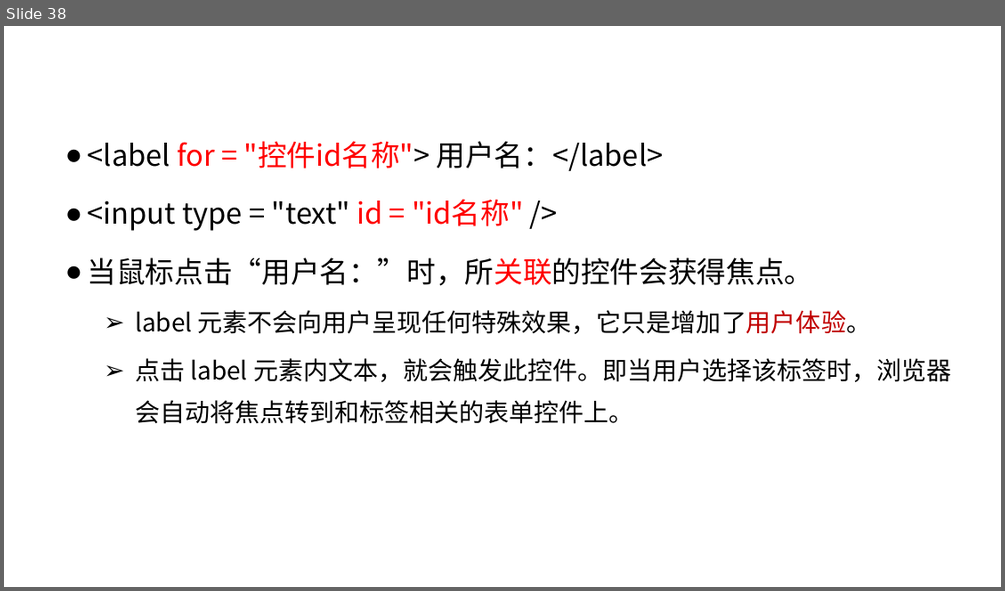
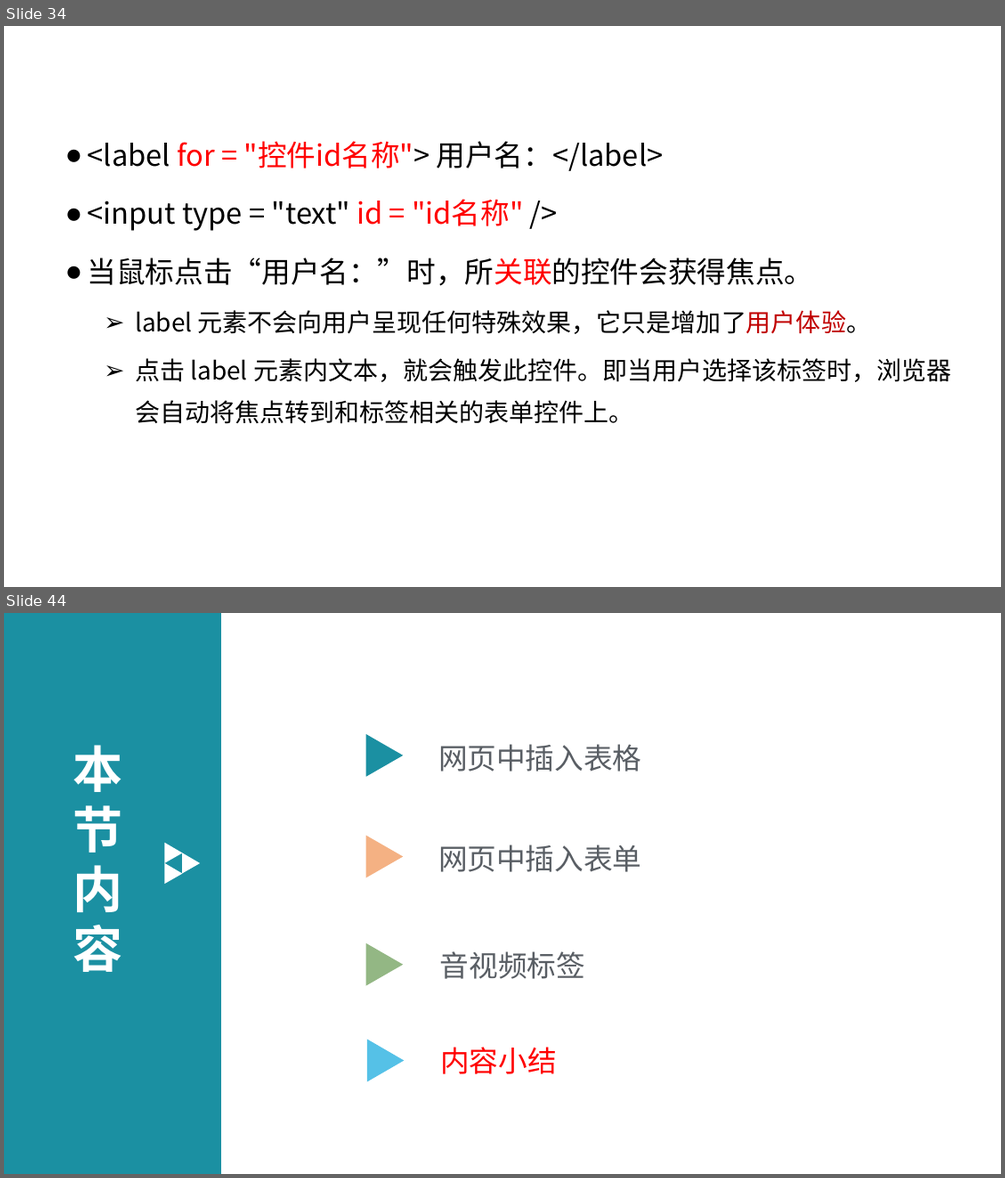
Before and after one commit to edu2act/course-web1, a slide deck: materials/slides/ch03-htmlBasic2.pptx. Shown one above the other, each under a label of ours: slide 38 before the commit, slides 34 and 44 after it; the slides between them are not shown. The pictures are 1005x591 and 1005x1178 pixels, drawn with LibreOffice and Linux fonts; fonts in the diff are those of the drawing; background and template pictures are left out. Boxes give left, top, right and bottom in pixels: in the first picture for what was removed or moved away, otherwise in the second. Text is boxed around its words. In the diff, an @@ line names an element or a change of style, - is before the commit and + after.

```diff
--- a/materials/slides/ch03-htmlBasic2.pptx
+++ b/materials/slides/ch03-htmlBasic2.pptx
@@ slide 44 added at (4, 613, 1001, 1174), background #FFFFFF @@
@@ rectangle added at (4, 613, 221, 1174), fill #1B90A2 @@
@@ text added at (73, 745, 122, 972), 48 pt, text #FFFFFF, bold @@
+本节内容
@@ triangle added at (155, 837, 182, 863), fill #FFFFFF @@
@@ triangle added at (174, 848, 200, 873), fill #FFFFFF @@
@@ group added at (366, 734, 641, 985): 3 triangles, 3 texts @@
+音视频标签
+网页中插入表格
+网页中插入表单
@@ triangle added at (155, 858, 182, 884), fill #FFFFFF @@
@@ triangle added at (367, 1039, 404, 1082), fill #55C1E7 @@
@@ text added at (440, 1046, 557, 1074), 28 pt, text #FF0000 @@
+内容小结
@@ what was slide 38 is now slide 34 @@
```
Also in this commit, not shown: 5 slides changed, 7 other slides added, 6 slides removed, 9 other files.
